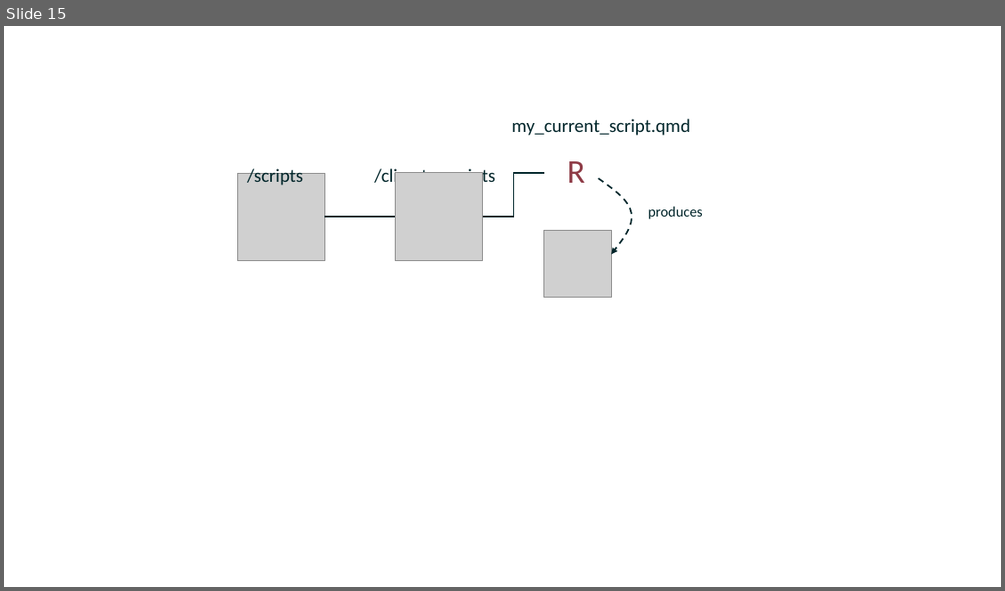
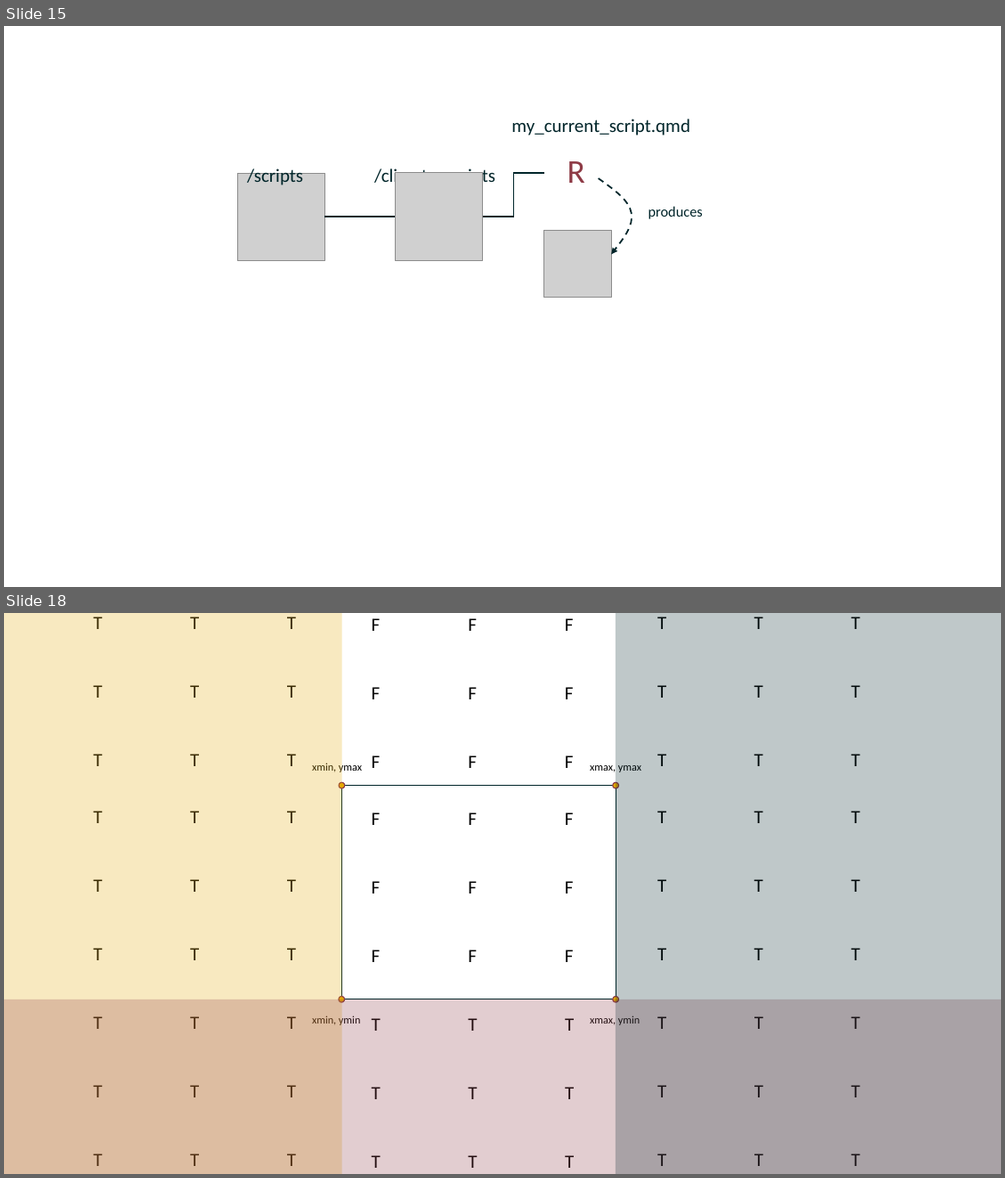
Before and after one commit to add-am/website, a slide deck: images/listing_images.pptx. Shown one above the other, each under a label of ours: slide 15 before the commit, slides 15 and 18 after it; the slides between them are not shown. The pictures are 1005x591 and 1005x1178 pixels, drawn with LibreOffice and Linux fonts; fonts in the diff are those of the drawing; grey boxes stand for pictures. Boxes give left, top, right and bottom in pixels: in the first picture for what was removed or moved away, otherwise in the second. Text is boxed around its words. In the diff, an @@ line names an element or a change of style, - is before the commit and + after.

```diff
--- a/images/listing_images.pptx
+++ b/images/listing_images.pptx
@@ slide 18 added at bbox=[4, 613, 1001, 1174], background #FFFFFF @@
@@ group added at bbox=[4, 613, 1001, 1174]: 85 texts, 4 rectangles, 4 ellipses @@
+xmin, ymax
+xmin, ymin
+xmax, ymin
+xmax, ymax
+F
+F
+F
+F
+F
+F
+F
+F
+F
+F
+F
+F
+F
+F
+F
+F
+F
+F
+T
+T
+T
+T
+T
+T
+T
+T
+T
+T
+T
+T
+T
+T
+T
+T
+T
+T
+T
+T
+T
+T
+T
+T
+T
+T
+T
+T
+T
+T
+T
+T
+T
+T
+T
+T
+T
+T
+T
+T
+T
+T
+T
+T
+T
+T
+T
+T
+T
+T
+T
+T
+T
+T
+T
+T
+T
+T
+T
+T
+T
+T
+T
```
Also in this commit, not shown: 3 other slides added, 15 other files.
